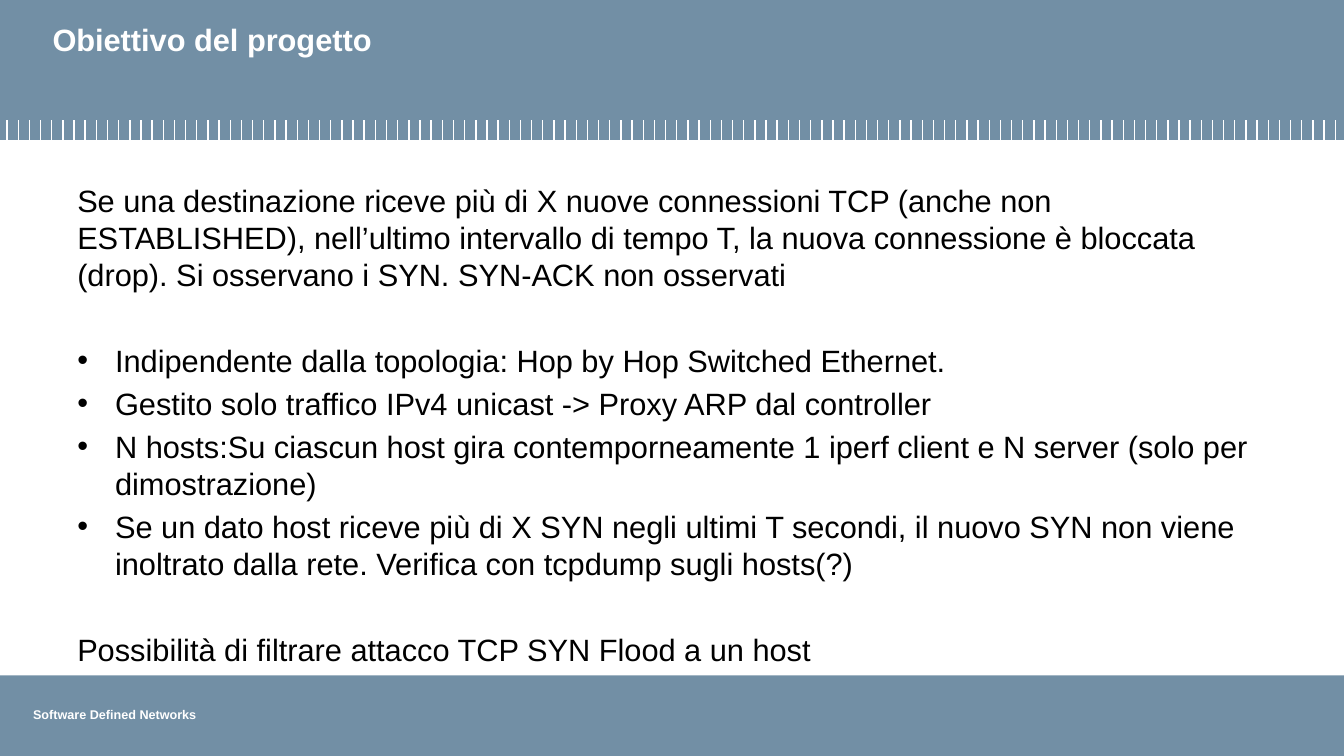
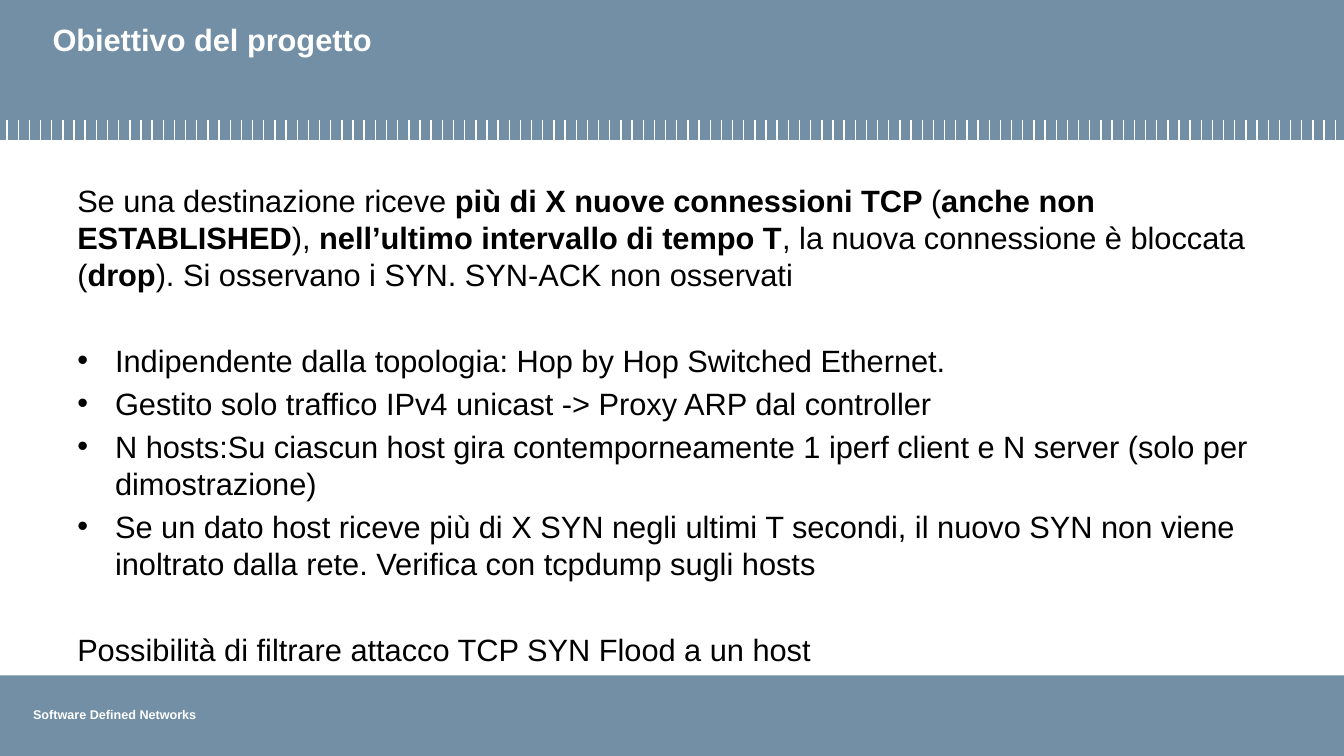
Before and after one commit to pierluigigrossi/progetto-SDN, a slide deck: slide 4 of intermedia8.pptx. Drawn at 1344x756 pixels with LibreOffice and Linux fonts; fonts in the diff are those of the drawing; background and template pictures are left out. Boxes give left, top, right and bottom in pixels: in the first picture for what was removed or moved away, otherwise in the second. Text is boxed around its words. In the diff, an @@ line names an element or a change of style, - is before the commit and + after.

Commit message:
pptx

```diff
--- a/intermedia8.pptx
+++ b/intermedia8.pptx
@@ text at <box>77,189,1245,291</box>: bold on in "più di X nuove connessioni TCP (anche ..." @@
@@ text at <box>115,515,1235,581</box>: text changed @@
-• Se un dato host riceve più di X SYN negli ultimi T secondi, il nuovo SYN non viene inoltrato dalla rete. Verifica con tcpdump sugli hosts(?)
+• Se un dato host riceve più di X SYN negli ultimi T secondi, il nuovo SYN non viene inoltrato dalla rete. Verifica con tcpdump sugli hosts
```
Also in this commit, not shown: 4 other slides changed.
